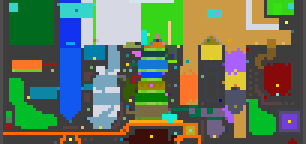
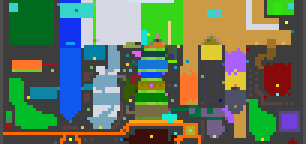
Layers edited between the first and the second w=306, h=144 image:
painted on "biome_map.png" over [255, 120, 291, 141]
